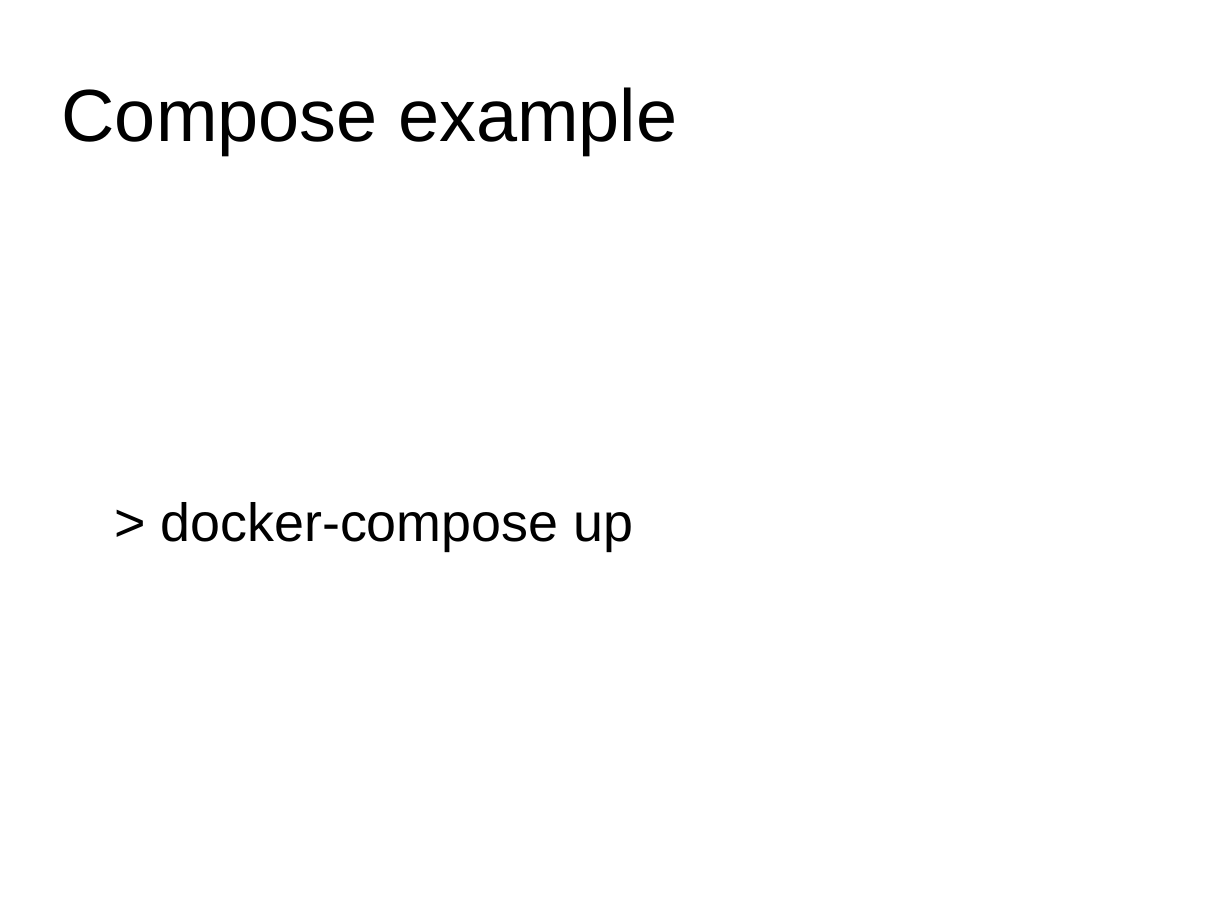
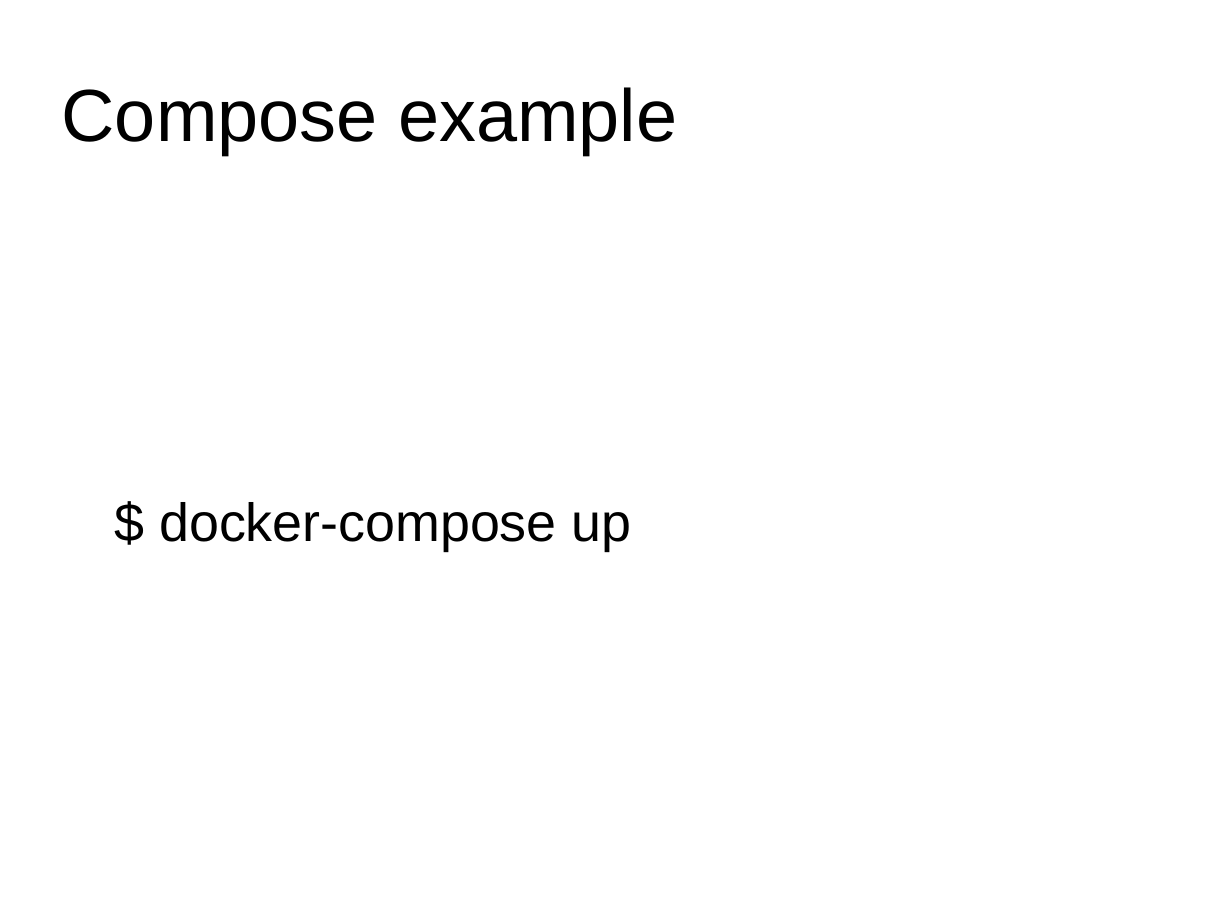
Before and after one commit to zerofrontier/docker-training, a slide deck: slide 23 of workshop.odp. Drawn at 1232x924 pixels with LibreOffice and Linux fonts; fonts in the diff are those of the drawing; background and template pictures are left out. Boxes give left, top, right and bottom in pixels: in the first picture for what was removed or moved away, otherwise in the second. Text is boxed around its words. In the diff, an @@ line names an element or a change of style, - is before the commit and + after.

```diff
--- a/workshop.odp
+++ b/workshop.odp
@@ text at box(159, 502, 632, 551): text changed @@
-> docker-compose up
+$ docker-compose up
```
Also in this commit, not shown: 6 other slides changed, 1 slide added, 1 slide removed, 1 other file.
